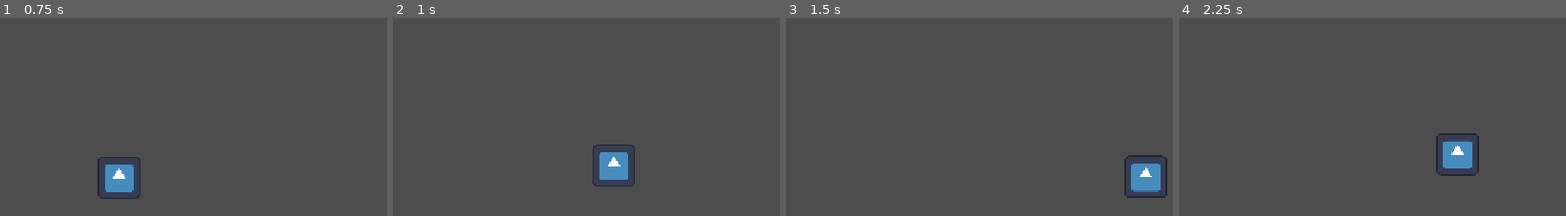
Above: before the commit, frames 1-4 (left to right).
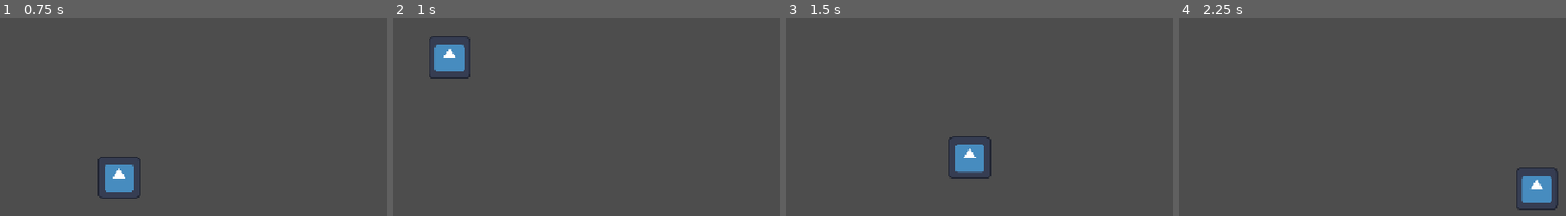
Above: after the commit, the same moments.

Repository: Maxington20/celeste-clone
Game: Godot game, scene res://scenes/levels/test_level.tscn
Same seed, same stepped clock (60 frames per second), same inputs: the game is played once before the commit and once after it. The project has no main scene, so this scene is started directly. The engine's default icon, where the game draws it, is replaced by a stand-in: a white triangle on a blue panel in a dark square.
Inputs:
- Up to frame 1 (0.75 s): hold D (move_right) from 0.53 s (still down); tap Shift (dash) at 0.6 s
- Up to frame 2 (1 s): keep holding D (move_right); tap Space (jump) at 0.77 s
- Up to frame 3 (1.5 s): keep holding D (move_right); tap Shift (dash) at 1.35 s
- Up to frame 4 (2.25 s): tap Space (jump) at 1.52 s; release D (move_right) at 2.03 s; hold A (move_left) from 2.03 s (still down); tap Shift (dash) at 2.1 s

Frame 1 is identical in both runs. In frame 2, 2.6% of the frame differs, in the area x 9-63%, y 9-86%; in frame 3, 2.8%, in the area x 41-99%, y 59-91%; in frame 4, 2.8%.

Commit message:
added a hazard which kills player and restarts level.

Diff:
--- a/project.godot
+++ b/project.godot
@@ -43,12 +43,14 @@
 "deadzone": 0.2,
 "events": [Object(InputEventKey,"resource_local_to_scene":false,"resource_name":"","device":-1,"window_id":0,"alt_press …(191 unchanged characters)…
 , Object(InputEventJoypadButton,"resource_local_to_scene":false,"resource_name":"","device":-1,"button_index":0,"pressure":0.0,"pressed":false,"script":null)
+, Object(InputEventMouseButton,"resource_local_to_scene":false,"resource_name":"","device":-1,"window_id":0,"alt_pressed":false,"shift_pressed":false,"ctrl_pressed":false,"meta_pressed":false,"button_mask":1,"position":Vector2(109, 9),"global_position":Vector2(118, 57),"factor":1.0,"button_index":1,"canceled":false,"pressed":true,"double_click":false,"script":null)
 ]
 }
 dash={
 "deadzone": 0.2,
 "events": [Object(InputEventKey,"resource_local_to_scene":false,"resource_name":"","device":-1,"window_id":0,"alt_press …(195 unchanged characters)…
 , Object(InputEventJoypadButton,"resource_local_to_scene":false,"resource_name":"","device":-1,"button_index":1,"pressure":0.0,"pressed":false,"script":null)
+, Object(InputEventMouseButton,"resource_local_to_scene":false,"resource_name":"","device":-1,"window_id":0,"alt_pressed":false,"shift_pressed":false,"ctrl_pressed":false,"meta_pressed":false,"button_mask":2,"position":Vector2(280, 4),"global_position":Vector2(289, 52),"factor":1.0,"button_index":2,"canceled":false,"pressed":true,"double_click":false,"script":null)
 ]
 }
 
--- /dev/null
+++ b/scenes/hazards/hazard.gd
@@ -0,0 +1,6 @@
+extends Area2D
+
+signal body_hit_hazard(body: Node2D)
+
+func _on_body_entered(body: Node2D) -> void:
+	body_hit_hazard.emit(body)
--- /dev/null
+++ b/scenes/hazards/hazard.tscn
@@ -0,0 +1,16 @@
+[gd_scene format=3 uid="uid://dlx317q6sjdvo"]
+
+[ext_resource type="Script" uid="uid://b7cwn5ebgs266" path="res://scenes/hazards/hazard.gd" id="1_idyoq"]
+
+[sub_resource type="RectangleShape2D" id="RectangleShape2D_jvmx5"]
+size = Vector2(1, 5)
+
+[node name="Hazard" type="Area2D" unique_id=246995794]
+scale = Vector2(1, 3.039999)
+script = ExtResource("1_idyoq")
+
+[node name="CollisionShape2D" type="CollisionShape2D" parent="." unique_id=1128491302]
+shape = SubResource("RectangleShape2D_jvmx5")
+debug_color = Color(0.5900334, 0.6890016, 1, 0.41960785)
+
+[connection signal="body_entered" from="." to="." method="_on_body_entered"]
--- /dev/null
+++ b/scenes/levels/test_level.gd
@@ -0,0 +1,5 @@
+extends Node2D
+
+
+func _on_hazard_body_hit_hazard(body: Node2D) -> void:
+	get_tree().call_deferred("reload_current_scene")
--- a/scenes/levels/test_level.tscn
+++ b/scenes/levels/test_level.tscn
@@ -1,6 +1,8 @@
 [gd_scene format=3 uid="uid://btwwdjxc2xamk"]
 
+[ext_resource type="Script" uid="uid://cr5cpxxyjxslm" path="res://scenes/levels/test_level.gd" id="1_fr1um"]
 [ext_resource type="PackedScene" uid="uid://d3cx758c7e1mg" path="res://scenes/player/player.tscn" id="1_jbqir"]
+[ext_resource type="PackedScene" uid="uid://dlx317q6sjdvo" path="res://scenes/hazards/hazard.tscn" id="2_yautc"]
 
 [sub_resource type="PhysicsMaterial" id="PhysicsMaterial_mp7tn"]
 
@@ -11,6 +13,7 @@
 size = Vector2(20, 574)
 
 [node name="TestLevel" type="Node2D" unique_id=1559134291]
+script = ExtResource("1_fr1um")
 
 [node name="Player" parent="." unique_id=114236942 instance=ExtResource("1_jbqir")]
 position = Vector2(67, 309)
@@ -37,3 +40,8 @@
 position = Vector2(9, 281)
 shape = SubResource("RectangleShape2D_ljn2g")
 debug_color = Color(0.3372549, 0.25882354, 0.18039216, 1)
+
+[node name="Hazard" parent="." unique_id=246995794 instance=ExtResource("2_yautc")]
+position = Vector2(192, 553)
+
+[connection signal="body_hit_hazard" from="Hazard" to="." method="_on_hazard_body_hit_hazard"]
--- a/scenes/player/player.gd
+++ b/scenes/player/player.gd
@@ -38,7 +38,7 @@
 	if is_on_wall():
 		air_dash_available = true
 
-	if Input.is_action_just_pressed("dash") and air_dash_available:
+	if Input.is_action_just_pressed("dash") and air_dash_available and !is_on_floor():
 		var dash_direction := Input.get_axis("move_left", "move_right")
 
 		if dash_direction != 0:
Not shown, added: scenes/hazards/hazard.gd.uid
Not shown, added: scenes/levels/test_level.gd.uid
